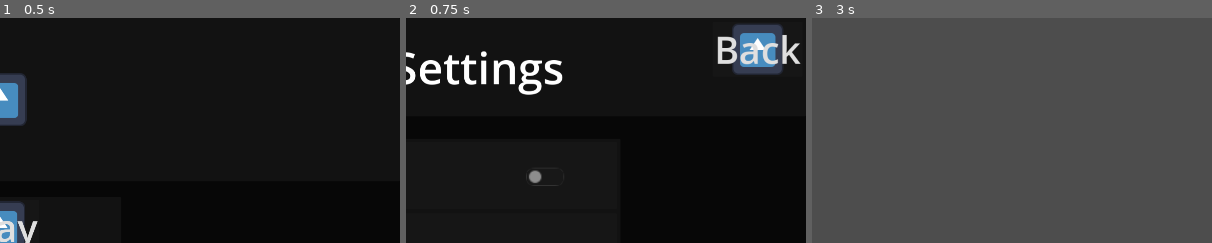
Above: before the commit, frames 1-3 (left to right).
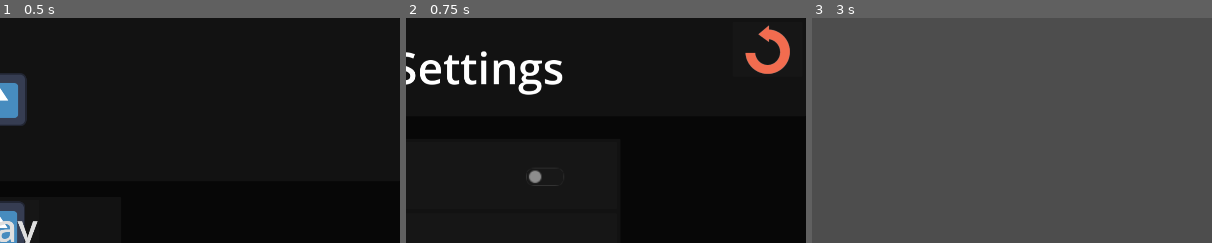
Above: after the commit, the same moments.

Repository: corpusCallosotomy/BubbleBowl
Game: Godot game, scene res://scenes/screens/menus/TitleScreen.tscn
Two runs of this game, one before a commit and one after it. Both use one fixed random seed, a clock stepped at 60 frames per second and the inputs below. The engine's default icon, where the game draws it, is replaced by a stand-in: a white triangle on a blue panel in a dark square.
Inputs (mouse positions are % of the whole screen's width and height, from its top left; square brackets give the same spot before the commit, where the layout moved):
- Up to frame 1 (0.5 s): no input
- Up to frame 2 (0.75 s): click "Play" at 0.5 s
- Up to frame 3 (3 s): click (95, 7) [94, 7] at 1.25 s; click "Play" at 2 s; click "PLAY!" at 2.75 s
The pictures show only the part of the screen within x 50-100%, y 0-50%; the shares and areas given below are measured in that part.

Frame 1 is identical in both runs. In frame 2, 3.5% of the frame differs, in the area x 77-99%, y 2-26%; in frame 3, nothing differs.

Commit message:
Back Button
New Graphic

Diff:
--- a/scenes/screens/menus/Credits.tscn
+++ b/scenes/screens/menus/Credits.tscn
@@ -1,8 +1,8 @@
 [gd_scene load_steps=17 format=3 uid="uid://babfvwlmtr3ys"]
 
-[ext_resource type="Texture2D" uid="uid://blqc01j3w6hci" path="res://icon.svg" id="1_6oi0d"]
 [ext_resource type="Texture2D" uid="uid://bhwkvnwd7rxj0" path="res://art/credit_icons/george.png" id="1_ti6ek"]
 [ext_resource type="Script" path="res://scripts/menu_scripts/sceneSwitchButton.gd" id="2_1rnxj"]
+[ext_resource type="Texture2D" uid="uid://cykc2eqfpldio" path="res://art/Back_Button.png" id="2_m244x"]
 [ext_resource type="Texture2D" uid="uid://dn1ghbifomcp5" path="res://art/credit_icons/jake.png" id="2_uphsr"]
 [ext_resource type="Texture2D" uid="uid://f44rlkum2mmr" path="res://art/credit_icons/jeb.png" id="3_cipor"]
 [ext_resource type="Texture2D" uid="uid://c3dhluqug7ayg" path="res://art/credit_icons/joel.png" id="4_c8htr"]
@@ -96,8 +96,7 @@
 size_flags_horizontal = 6
 size_flags_vertical = 6
 theme_override_font_sizes/font_size = 90
-text = "Back"
-icon = ExtResource("1_6oi0d")
+icon = ExtResource("2_m244x")
 icon_alignment = 1
 expand_icon = true
 script = ExtResource("2_1rnxj")
--- a/scenes/screens/menus/GameModeScreen.tscn
+++ b/scenes/screens/menus/GameModeScreen.tscn
@@ -1,7 +1,8 @@
-[gd_scene load_steps=4 format=3 uid="uid://baja085pndt5f"]
+[gd_scene load_steps=5 format=3 uid="uid://baja085pndt5f"]
 
 [ext_resource type="Texture2D" uid="uid://blqc01j3w6hci" path="res://icon.svg" id="1_ycf7h"]
 [ext_resource type="Script" path="res://scripts/menu_scripts/sceneSwitchButton.gd" id="2_gv7wd"]
+[ext_resource type="Texture2D" uid="uid://cykc2eqfpldio" path="res://art/Back_Button.png" id="2_tvifm"]
 [ext_resource type="Script" path="res://scripts/menu_scripts/settings/sliderLabel.gd" id="4_sbjtm"]
 
 [node name="GameModeScreen" type="Control"]
@@ -61,8 +62,7 @@
 size_flags_horizontal = 6
 size_flags_vertical = 6
 theme_override_font_sizes/font_size = 90
-text = "Back"
-icon = ExtResource("1_ycf7h")
+icon = ExtResource("2_tvifm")
 icon_alignment = 1
 expand_icon = true
 script = ExtResource("2_gv7wd")
--- a/scenes/screens/menus/MatchEnd.tscn
+++ b/scenes/screens/menus/MatchEnd.tscn
@@ -146,6 +146,7 @@
 horizontal_alignment = 2
 
 [node name="VSplitContainer" type="VSplitContainer" parent="CanvasLayer/ButtonMenu"]
+layout_mode = 0
 offset_right = 250.0
 offset_bottom = 276.0
 
--- a/scenes/screens/menus/OptionScreen.tscn
+++ b/scenes/screens/menus/OptionScreen.tscn
@@ -1,7 +1,7 @@
 [gd_scene load_steps=5 format=3 uid="uid://caxrx5kkdirjr"]
 
-[ext_resource type="Texture2D" uid="uid://blqc01j3w6hci" path="res://icon.svg" id="1_dojk4"]
 [ext_resource type="Script" path="res://scripts/menu_scripts/sceneSwitchButton.gd" id="2_70uss"]
+[ext_resource type="Texture2D" uid="uid://cykc2eqfpldio" path="res://art/Back_Button.png" id="2_gjmad"]
 [ext_resource type="Script" path="res://scripts/menu_scripts/settings/muteToggle.gd" id="2_sk5rp"]
 [ext_resource type="Script" path="res://scripts/menu_scripts/settings/volume_slider.gd" id="3_v5bpy"]
 
@@ -62,8 +62,7 @@
 size_flags_horizontal = 6
 size_flags_vertical = 6
 theme_override_font_sizes/font_size = 90
-text = "Back"
-icon = ExtResource("1_dojk4")
+icon = ExtResource("2_gjmad")
 icon_alignment = 1
 expand_icon = true
 script = ExtResource("2_70uss")
Binary file added: art/Back_Button.png
Not shown, added: art/Back_Button.png.import
Binary file added: art/Back_Button_Hover.png
Not shown, added: art/Back_Button_Hover.png.import
